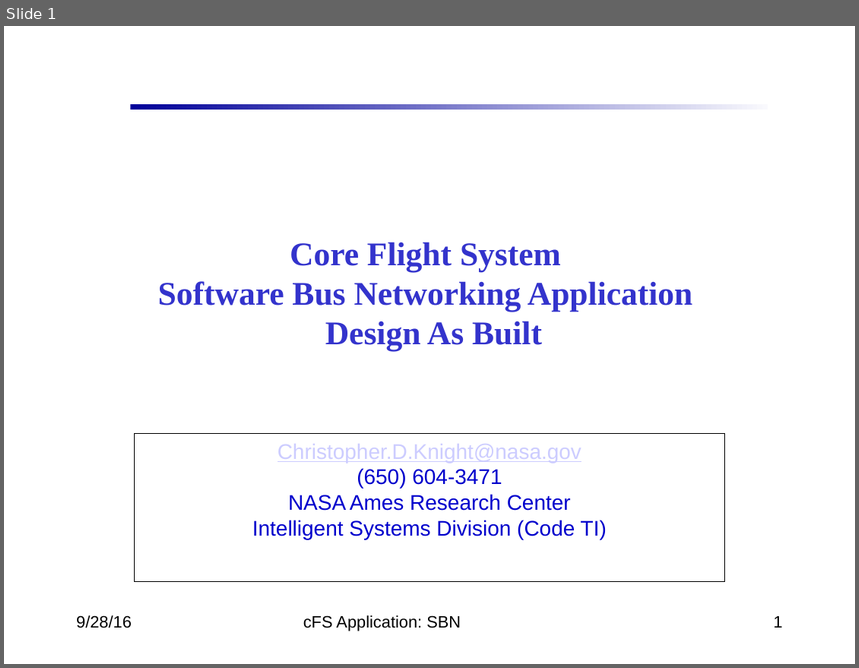
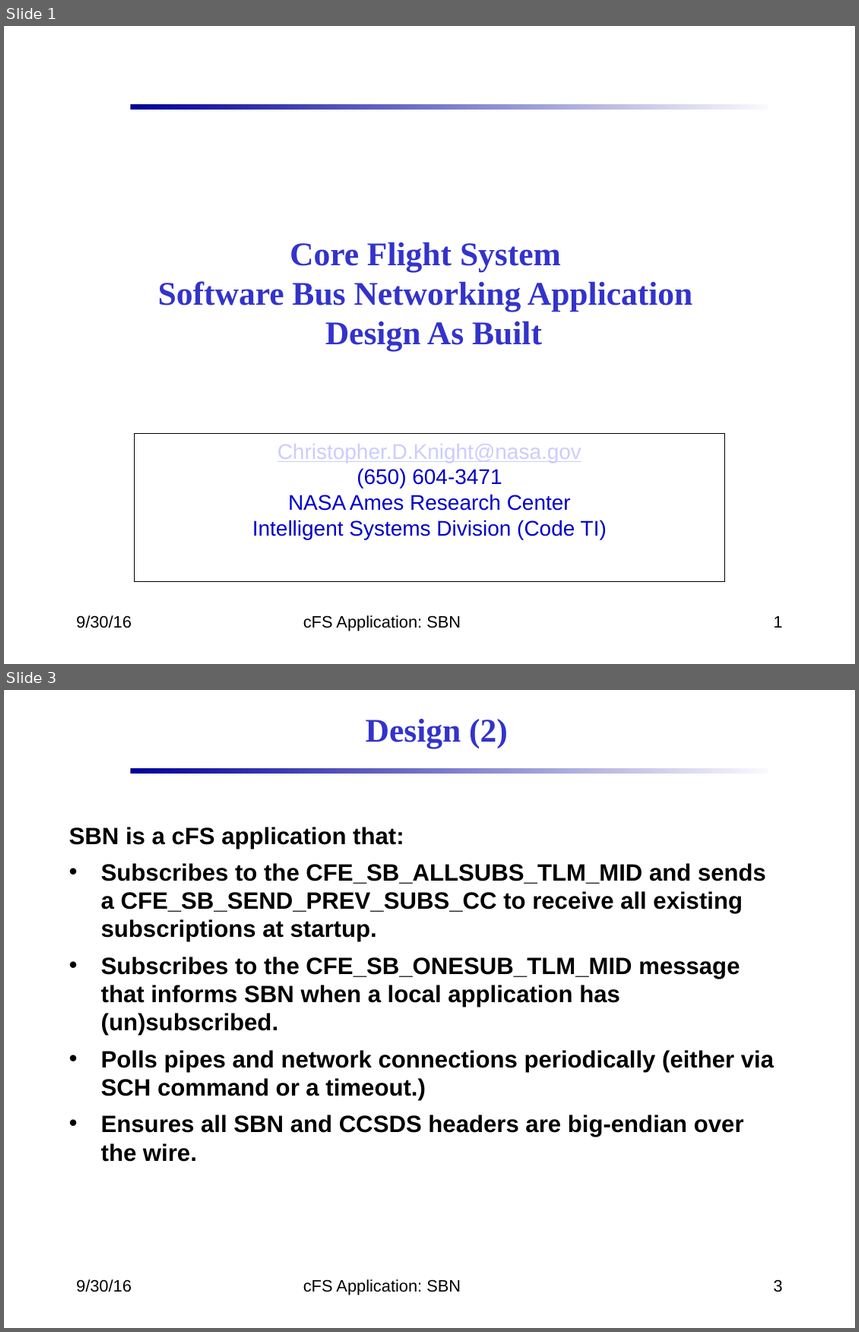
Before and after one commit to nasa/SBN, a slide deck: docs/SBN_Design.pptx. Shown one above the other, each under a label of ours: slide 1 before the commit, slides 1 and 3 after it; the slides between them are not shown. The pictures are 859x668 and 859x1332 pixels, drawn with LibreOffice and Linux fonts; fonts in the diff are those of the drawing; background and template pictures are left out. Boxes give left, top, right and bottom in pixels: in the first picture for what was removed or moved away, otherwise in the second. Text is boxed around its words. In the diff, an @@ line names an element or a change of style, - is before the commit and + after.

```diff
--- a/docs/SBN_Design.pptx
+++ b/docs/SBN_Design.pptx
@@ slide 3 added at [4,690,855,1328], background #FFFFFF; not listed: 1 template element that a slide beside it also shows @@
@@ text added at [366,719,508,749], 28 pt, text #3333CC, bold @@
+Design (2)
@@ text added at [69,827,774,1162], 20 pt, text #000000, bold @@
+SBN is a cFS application that:
+• Subscribes to the CFE_SB_ALLSUBS_TLM_MID and sends a CFE_SB_SEND_PREV_SUBS_CC to receive all existing subscriptions at startup.
+• Subscribes to the CFE_SB_ONESUB_TLM_MID message that informs SBN when a local application has (un)subscribed.
+• Polls pipes and network connections periodically (either via SCH command or a timeout.)
+• Ensures all SBN and CCSDS headers are big-endian over the wire.
@@ text added at [76,1280,132,1293], 14 pt, text #000000 @@
+9/30/16
@@ text added at [303,1280,461,1296], 14 pt, text #000000 @@
+cFS Application: SBN
@@ page number added at [774,1280,783,1293], 14 pt, text #000000 @@
+3
@@ slide 1 changed as well @@
@@ text at [76,616,132,629]: text changed @@
-9/28/16
+9/30/16
```
Also in this commit, not shown: 15 other slides changed.
